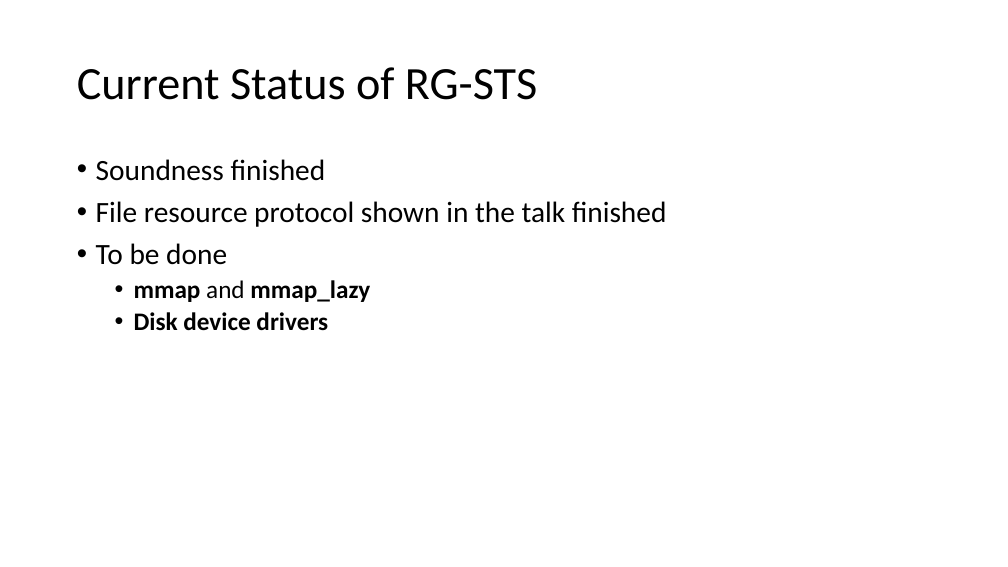
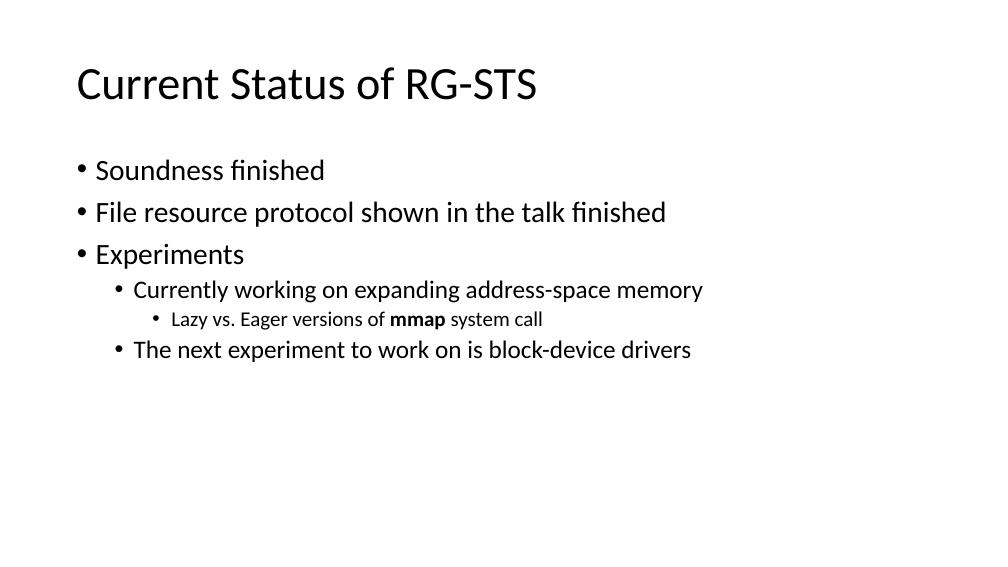
Before and after one commit to Contingent-Systems/modal_abstractions_presentations, a slide deck: slide 38 of upenn_may_24/proposal.pptx. Drawn at 1008x567 pixels with LibreOffice and Linux fonts; fonts in the diff are those of the drawing. Boxes give left, top, right and bottom in pixels: in the first picture for what was removed or moved away, otherwise in the second. Text is boxed around its words. In the diff, an @@ line names an element or a change of style, - is before the commit and + after.

```diff
--- a/upenn_may_24/proposal.pptx
+++ b/upenn_may_24/proposal.pptx
@@ text at bbox=[96, 243, 703, 362]: text changed; bold off @@
-• To be done
-  • mmap and mmap_lazy
-  • Disk device drivers
+• Experiments
+  • Currently working on expanding address-space memory
+    • Lazy vs. Eager versions of mmap system call
+  • The next experiment to work on is block-device drivers
```
Also in this commit, not shown: 5 other slides changed.
